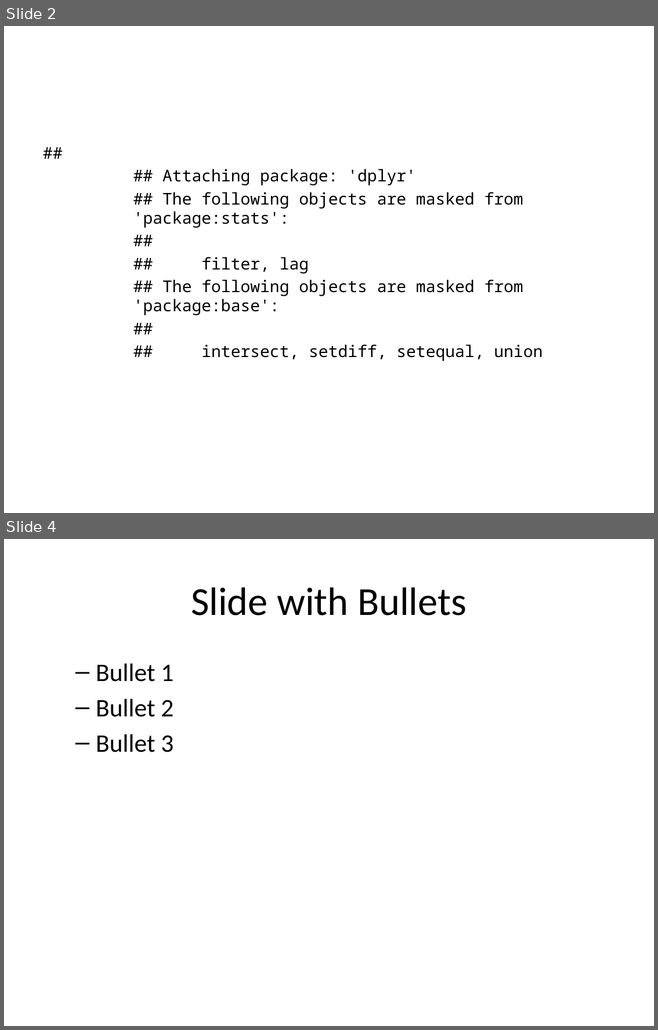
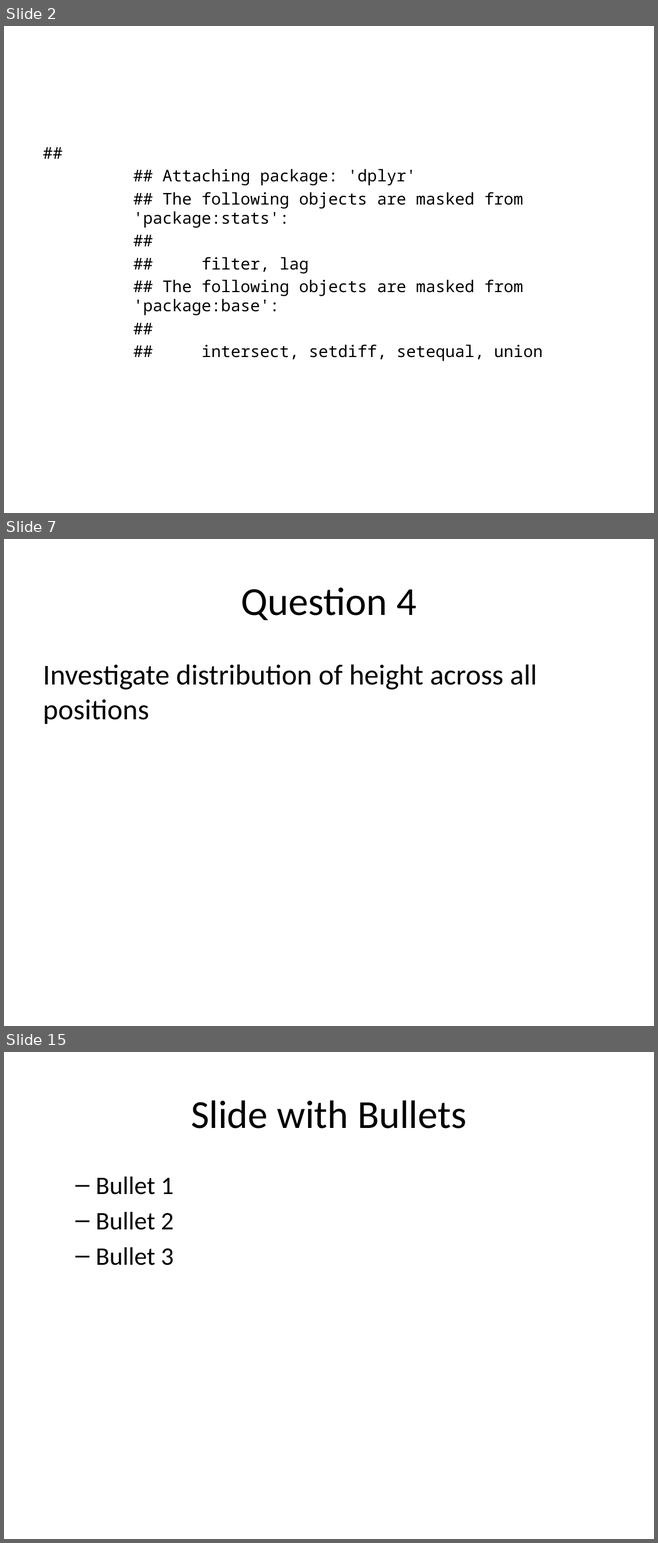
Before and after one commit to rmpalmer/MDS-6306-Doing-Data-Science-Fall-2019, a slide deck: Unit 2/Richard_Palmer_LiveSession_2.pptx. Shown one above the other, each under a label of ours: slides 2 and 4 before the commit, slides 2, 7 and 15 after it; the slides between them are not shown. The pictures are 658x1030 and 658x1543 pixels, drawn with LibreOffice and Linux fonts; fonts in the diff are those of the drawing. Boxes give left, top, right and bottom in pixels: in the first picture for what was removed or moved away, otherwise in the second. Text is boxed around its words. In the diff, an @@ line names an element or a change of style, - is before the commit and + after.

Commit message:
mostly working through question 7

```diff
--- a/Unit 2/Richard_Palmer_LiveSession_2.pptx
+++ b/Unit 2/Richard_Palmer_LiveSession_2.pptx
@@ slide 7 added at (x1=4, y1=539, x2=654, y2=1026), background #FFFFFF @@
@@ title added at (x1=241, y1=587, x2=416, y2=620), 44 pt, text #000000 @@
+Question 4
@@ text added at (x1=43, y1=664, x2=537, y2=724), 32 pt, text #000000 @@
+Investigate distribution of height across all positions
@@ what was slide 4 is now slide 15 @@
```
Also in this commit, not shown: 11 other slides added, 1 slide removed, 1 other file.
